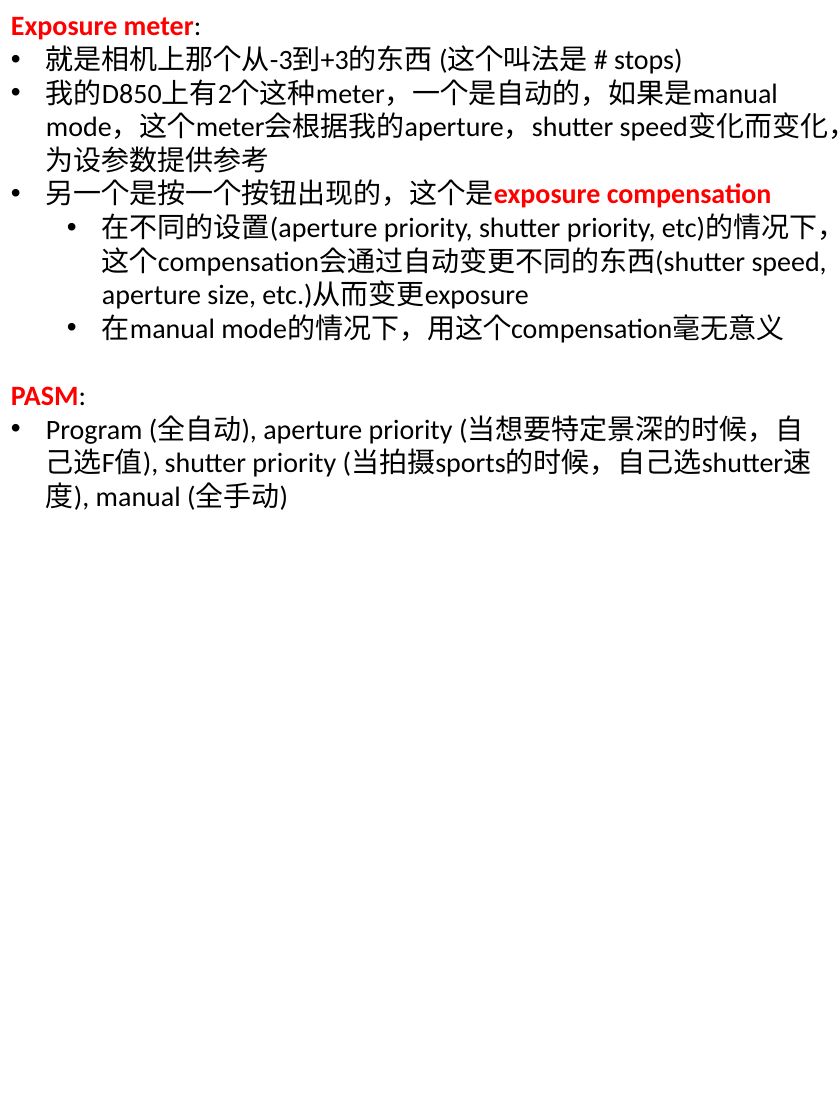
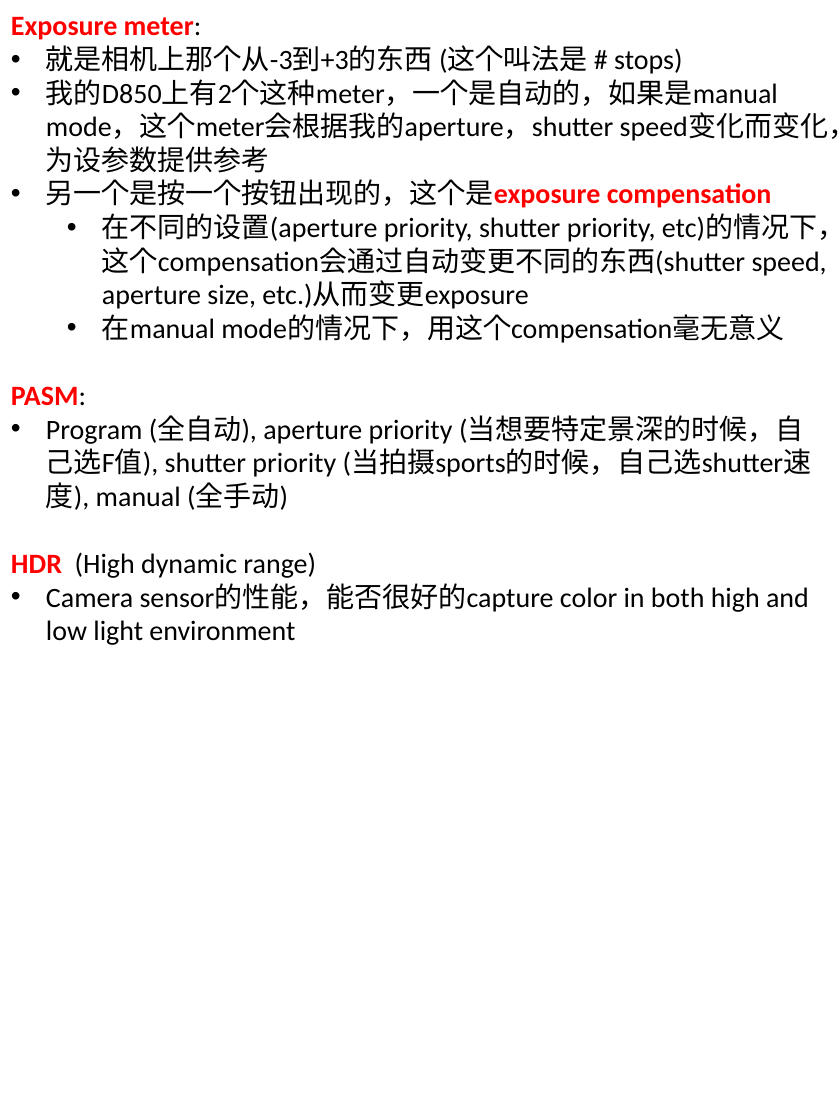
Before and after one commit to legend507/CommonSense, a slide deck: slide 4 of [BeAPhotographer].pptx. Drawn at 840x1120 pixels with LibreOffice and Linux fonts; fonts in the diff are those of the drawing. Boxes give left, top, right and bottom in pixels: in the first picture for what was removed or moved away, otherwise in the second. Text is boxed around its words. In the diff, an @@ line names an element or a change of style, - is before the commit and + after.

Commit message:
add photo knowledge
- Photo
add HDR knowledge

```diff
--- a/[BeAPhotographer].pptx
+++ b/[BeAPhotographer].pptx
@@ text at [11, 552, 809, 645]: paragraphs added @@
+HDR (High dynamic range)
+• Camera sensor的性能，能否很好的capture color in both high and low light environment
```
